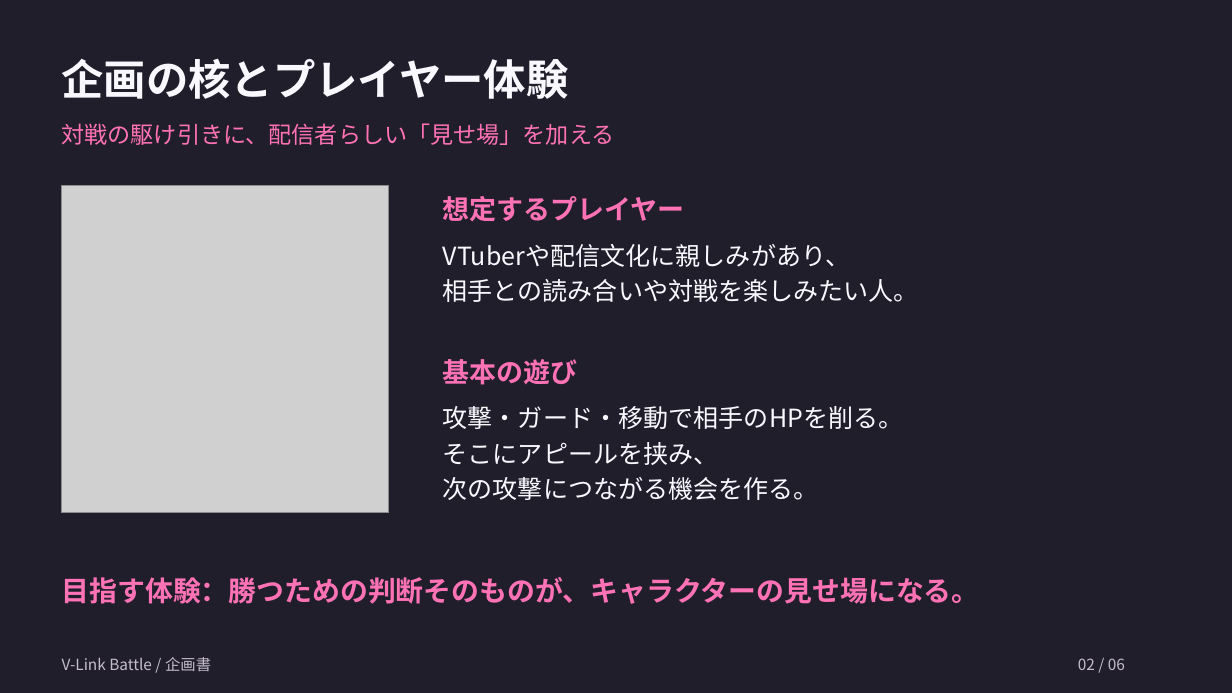
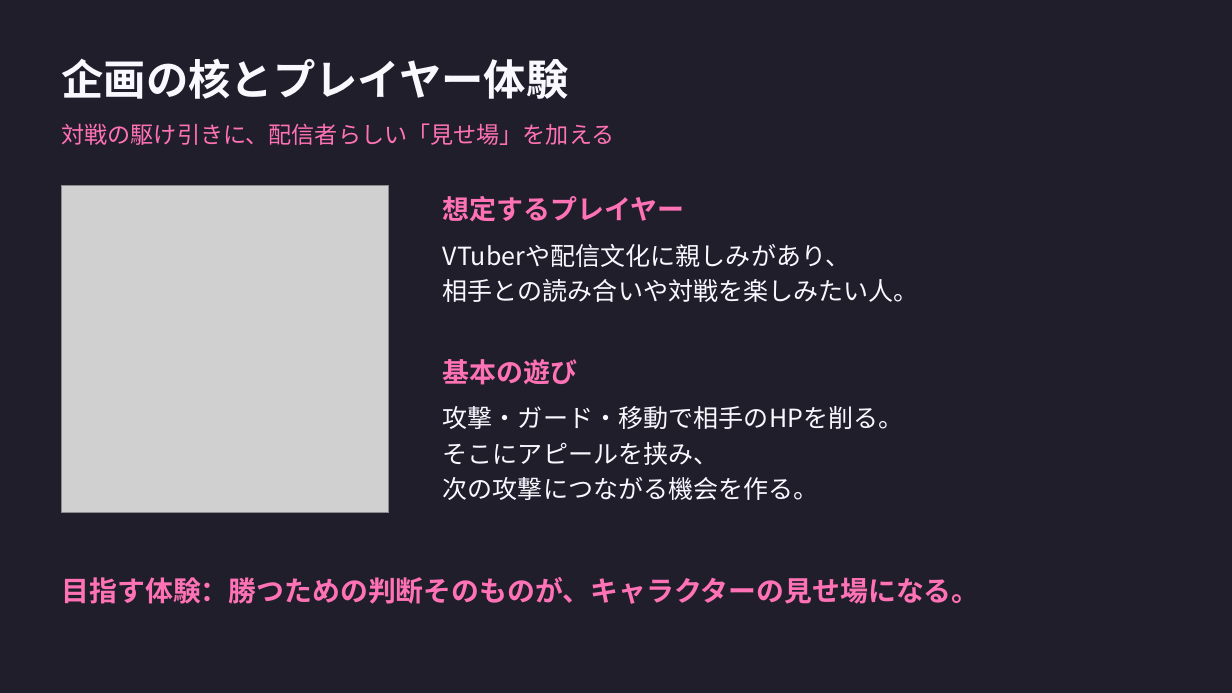
Before and after one commit to kuon-haruto/portfolio, a slide deck: slide 2 of documents/proposals/v-link-battle_proposal.pptx. Drawn at 1232x693 pixels with LibreOffice and Linux fonts; fonts in the diff are those of the drawing; grey boxes stand for pictures. Boxes give left, top, right and bottom in pixels: in the first picture for what was removed or moved away, otherwise in the second. Text is boxed around its words. In the diff, an @@ line names an element or a change of style, - is before the commit and + after.

```diff
--- a/documents/proposals/v-link-battle_proposal.pptx
+++ b/documents/proposals/v-link-battle_proposal.pptx
@@ text removed at bbox=[62, 657, 211, 671] @@
-V-Link Battle / 企画書
@@ text removed at bbox=[1078, 658, 1125, 670] @@
-02 / 06
```
Also in this commit, not shown: 5 other slides changed, 14 other files.
